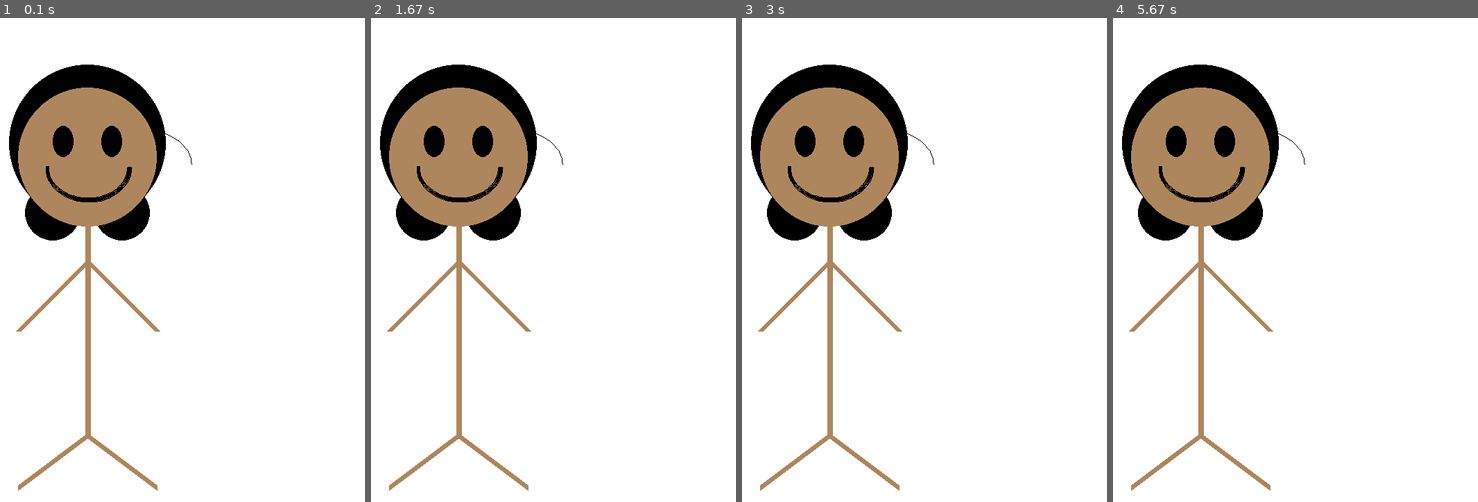
Above: before the commit, frames 1-4 (left to right).
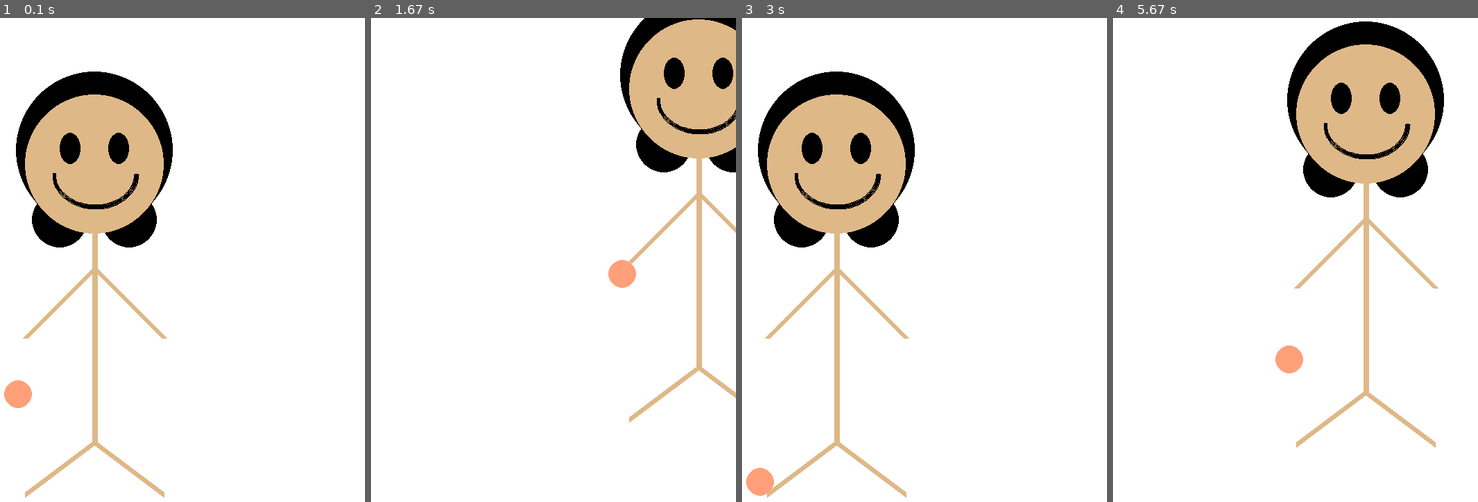
Above: after the commit, the same moments.

Repository: sahaanathangadurai-04/HighSchoolCamp
Game: pygame game, started from shapes_1.py
The game is run twice, just before and just after one commit, with the same random seed, the same clock (stepped at 60 frames per second) and the same inputs.
Inputs:
- Up to frame 1 (0.1 s): no input
- Up to frame 2 (1.67 s): hold Right 0.33-0.8 s; hold Up 0.83-1.13 s; hold Right 1.17-1.63 s
- Up to frame 3 (3 s): hold Left 1.67-2.2 s; hold Down 2.23-2.53 s; hold Left 2.57-2.97 s
- Up to frame 4 (5.67 s): hold Up 3-3.37 s; hold Right 3.4-4.03 s; hold Down 4.07-4.43 s; hold Left 4.47-4.93 s; hold Right 4.97-5.43 s; hold Up from 5.47 s (still down)

The runs differ from the first frame. In frame 1, 14% of the frame differs, in the area x 1-53%, y 9-100%; in frame 2, 24%; in frame 3, 14%; in frame 4, 28%, in the area x 2-91%, y 0-98%.

Commit message:
Added stick figure

Diff:
--- a/shapes_1.py
+++ b/shapes_1.py
@@ -15,8 +15,9 @@
 # define colors
 BLACK = (0, 0, 0)
 TEAL = (110, 163, 161)
-BROWN = (174, 134, 93)
+BROWN = (222, 184, 135)
 WHITE = (255, 255, 255)
+ORANGE = (255, 160, 122)
 
 PI = 3.141592653
 
@@ -30,33 +31,79 @@
 done = False
 clock = pygame.time.Clock()
 
+# Speed in pixels per frame
+x_speed = 0
+y_speed = 0
+
+# Current position
+x_coord = 10
+y_coord = 10
+
+ball_pos = 0
+ball_change = 1
+
+
+def draw_stick_figure(screen, x, y):
+    pygame.draw.ellipse(screen, ORANGE, [70 + x, 460 + ball_pos + y, 40, 40])
+    # hair main
+    pygame.draw.circle(screen, BLACK, [200 + x, 180 + y], 113)
+    # hair buns
+    pygame.draw.circle(screen, BLACK, [250 + x, 280 + y], 40)
+    pygame.draw.circle(screen, BLACK, [150 + x, 280 + y], 40)
+    # head
+    pygame.draw.circle(screen, BROWN, [200 + x, 200 + y], 100)
+    # the mouth
+    pygame.draw.arc(screen, BLACK, [140 + x, 165 + y, 125, 100], PI, 0, 5)
+    # Drew the eyes
+    pygame.draw.ellipse(screen, BLACK, [150 + x, 155 + y, 30, 45])
+    pygame.draw.ellipse(screen, BLACK, [220 + x, 155 + y, 30, 45])
+    # Body line
+    pygame.draw.line(screen, BROWN, [200 + x, 300 + y], [200 + x, 600 + y], 8)
+    # arm line right
+    pygame.draw.line(screen, BROWN, [200 + x, 350 + y], [300 + x, 450 + y], 8)
+    # arm line left
+    pygame.draw.line(screen, BROWN, [200 + x, 350 + y], [100 + x, 450 + y], 8)
+    # leg line left
+    pygame.draw.line(screen, BROWN, [200 + x, 600 + y], [100 + x, 675 + y], 8)
+    # leg line right
+    pygame.draw.line(screen, BROWN, [200 + x, 600 + y], [300 + x, 675 + y], 8)
+
+
 # Loop as long as done == False
 while not done:
+    ball_pos += ball_change
+
+    if ball_pos > 90:
+        ball_change -= 3
+    if ball_pos < 100:
+        ball_change += 3
+
+    # User did something
+    keys = pygame.key.get_pressed()
+    if keys[pygame.K_LEFT]:
+        x_speed = -6
+    if keys[pygame.K_RIGHT]:
+        x_speed = 6
+    if keys[pygame.K_UP]:
+        y_speed = -6
+    if keys[pygame.K_DOWN]:
+        y_speed = 6
 
     for event in pygame.event.get():  # User did something
         if event.type == pygame.QUIT:  # If user clicked close
             done = True  # Flag that we are done so we exit this loop
+
+    # Move the object according to the speed vector.
+    x_coord += x_speed
+    y_coord += y_speed
+
+    # Reset x_speed and y_speed for the next frame
+    x_speed = 0
+    y_speed = 0
+
     screen.fill(WHITE)
-    # hair
-    pygame.draw.circle(screen, BLACK, [200, 180], 113)
-    pygame.draw.circle(screen, BLACK, [250, 280], 40)
-    pygame.draw.circle(screen, BLACK, [150, 280], 40)
-    pygame.draw.arc(screen, BLACK, [200, 160, 150, 100], 0, PI)  # WORK on for bangs
-    # head
-    pygame.draw.circle(screen, BROWN, [200, 200], 100)
-    pygame.draw.arc(screen, BLACK, [140, 165, 125, 100], PI, 0, 5)
-    pygame.draw.ellipse(screen, BLACK, [150, 155, 30, 45])
-    pygame.draw.ellipse(screen, BLACK, [220, 155, 30, 45])
-    # Body line
-    pygame.draw.line(screen, BROWN, [200, 300], [200, 600], 8)
-    # arm line right
-    pygame.draw.line(screen, BROWN, [200, 350], [300, 450], 8)
-    # arm line left
-    pygame.draw.line(screen, BROWN, [200, 350], [100, 450], 8)
-    # leg line left
-    pygame.draw.line(screen, BROWN, [200, 600], [100, 675], 8)
-    # leg line right
-    pygame.draw.line(screen, BROWN, [200, 600], [300, 675], 8)
+
+    draw_stick_figure(screen, x_coord, y_coord)
 
     # Go ahead and update the screen with what we've drawn.
     # This MUST happen after all the other drawing commands.
